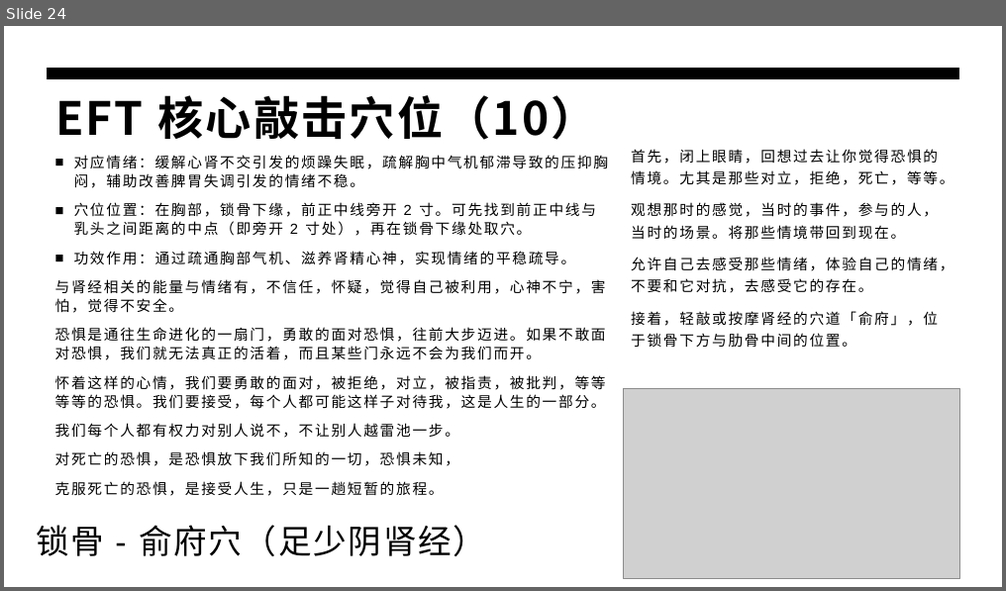
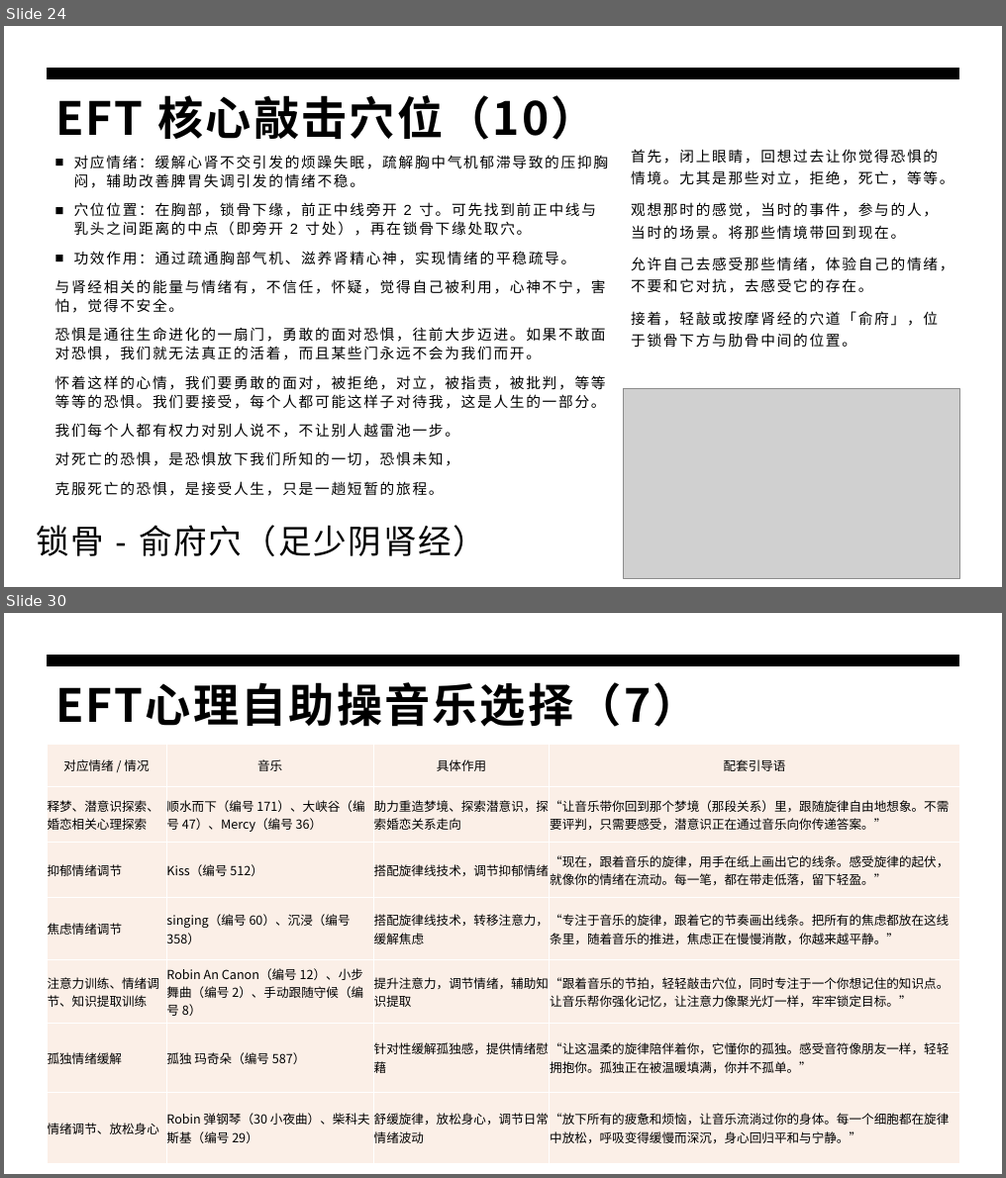
Before and after one commit to panxibei/writing, a slide deck: 44_心理学/28_浥尘伙伴社团原创：音乐治疗/PPT/浥尘伙伴社团原创：情绪释放疗法（EFT）心理训练.pptx. Shown one above the other, each under a label of ours: slide 24 before the commit, slides 24 and 30 after it; the slides between them are not shown. The pictures are 1006x591 and 1006x1178 pixels, drawn with LibreOffice and Linux fonts; fonts in the diff are those of the drawing; grey boxes stand for pictures. Boxes give left, top, right and bottom in pixels: in the first picture for what was removed or moved away, otherwise in the second. Text is boxed around its words. In the diff, an @@ line names an element or a change of style, - is before the commit and + after.

```diff
--- a/44_心理学/28_浥尘伙伴社团原创：音乐治疗/PPT/浥尘伙伴社团原创：情绪释放疗法（EFT）心理训练.pptx
+++ b/44_心理学/28_浥尘伙伴社团原创：音乐治疗/PPT/浥尘伙伴社团原创：情绪释放疗法（EFT）心理训练.pptx
@@ slide 30 added at [4, 613, 1002, 1174], background #FFFFFF; not listed: 1 template element that a slide beside it also shows @@
@@ title added at [55, 682, 699, 727], 44 pt, text #000000, bold @@
+EFT心理自助操音乐选择（7）
@@ table added at [47, 744, 960, 1164], 7 rows, 4 columns @@
+对应情绪 / 情况 | 音乐 | 具体作用 | 配套引导语
+释梦、潜意识探索、婚恋相关心理探索 | 顺水而下（编号 171）、大峡谷（编号 47）、Mercy（编号 36） | 助力重造梦境、探索潜意识，探索婚恋关系走向 | “让音乐带你回到那个梦境（那段关系）里，跟随旋律自由地想象。不需要评判，只需要感受，潜意识正在通过音乐向你传递答案。”
+抑郁情绪调节 | Kiss（编号 512） | 搭配旋律线技术，调节抑郁情绪 | “现在，跟着音乐的旋律，用手在纸上画出它的线条。感受旋律的起伏，就像你的情绪在流动。每一笔，都在带走低落，留下轻盈。”
+焦虑情绪调节 | singing（编号 60）、沉浸（编号 358） | 搭配旋律线技术，转移注意力，缓解焦虑 | “专注于音乐的旋律，跟着它的节奏画出线条。把所有的焦虑都放在这线条里，随着音乐的推进，焦虑正在慢慢消散，你越来越平静。”
+注意力训练、情绪调节、知识提取训练 | Robin An Canon（编号 12）、小步舞曲（编号 2）、手动跟随守候（编号 8） | 提升注意力，调节情绪，辅助知识提取 | “跟着音乐的节拍，轻轻敲击穴位，同时专注于一个你想记住的知识点。让音乐帮你强化记忆，让注意力像聚光灯一样，牢牢锁定目标。”
+孤独情绪缓解 | 孤独 玛奇朵（编号 587） | 针对性缓解孤独感，提供情绪慰藉 | “让这温柔的旋律陪伴着你，它懂你的孤独。感受音符像朋友一样，轻轻拥抱你。孤独正在被温暖填满，你并不孤单。”
+情绪调节、放松身心 | Robin 弹钢琴（30 小夜曲）、柴科夫斯基（编号 29） | 舒缓旋律，放松身心，调节日常情绪波动 | “放下所有的疲惫和烦恼，让音乐流淌过你的身体。每一个细胞都在旋律中放松，呼吸变得缓慢而深沉，身心回归平和与宁静。”
```
Also in this commit, not shown: 8 slides changed, 1 other slide added, 1 slide removed.
